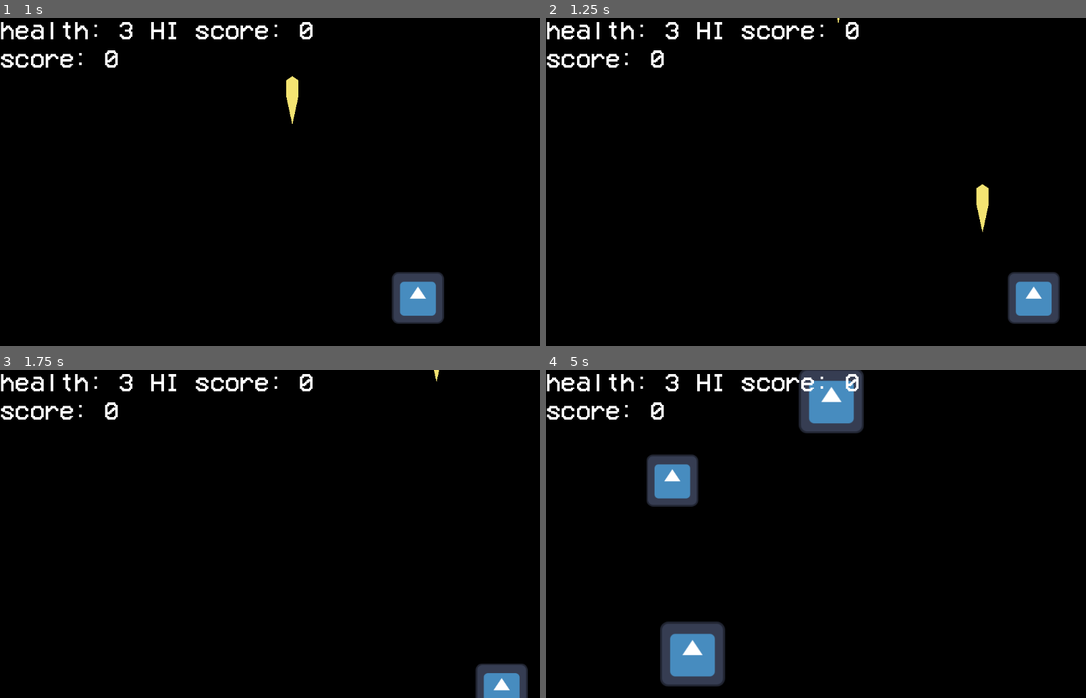
Above: before the commit, frames 1-4 (two rows, left to right).
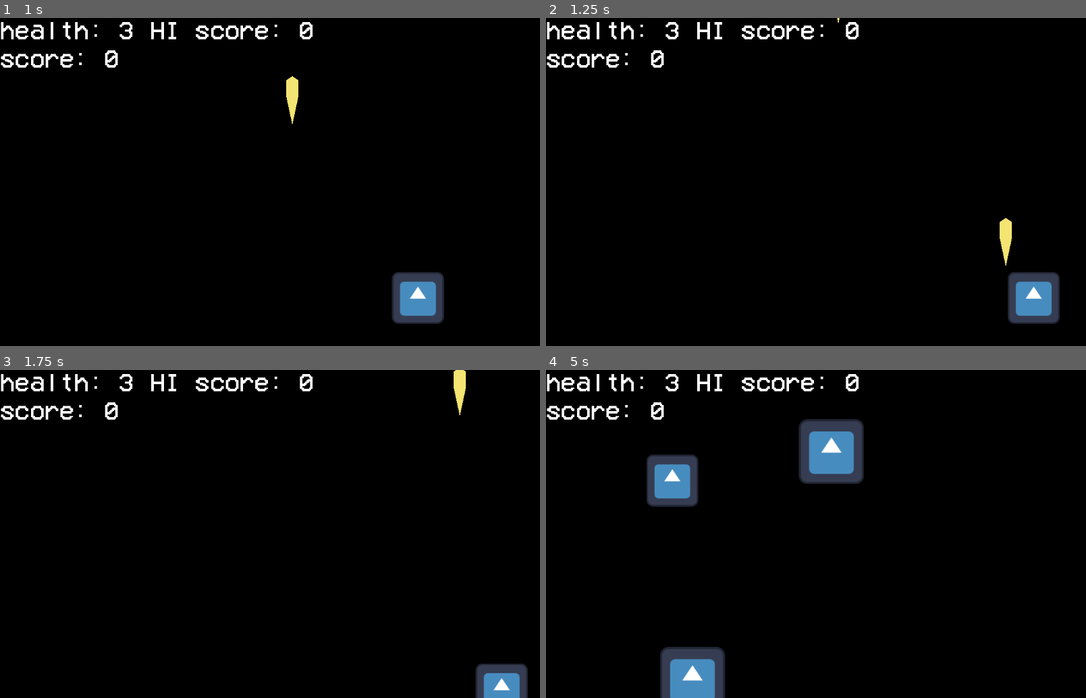
Above: after the commit, the same moments.

Repository: justinsly/shape-space
Game: Godot game, scene res://scenes/screens/titlescreen.tscn
Same seed, same stepped clock (60 frames per second), same inputs: the game is played once before the commit and once after it. The engine's default icon, where the game draws it, is replaced by a stand-in: a white triangle on a blue panel in a dark square.
Inputs:
- Up to frame 1 (1 s): tap Enter at 0.5 s; hold Right (move_right) from 0.53 s (still down); hold Space (shoot) from 0.53 s (still down)
- Up to frame 2 (1.25 s): keep holding Right (move_right); keep holding Space (shoot)
- Up to frame 3 (1.75 s): release Right (move_right) at 1.28 s; release Space (shoot) at 1.28 s; hold Down (move_down) from 1.28 s (still down); tap Space (shoot) at 1.35 s
- Up to frame 4 (5 s): release Down (move_down) at 2.03 s; hold Right (move_right) 2.03-2.78 s; hold Space (shoot) 2.03-2.78 s; hold Up (move_up) 2.78-3.53 s; tap Space (shoot) at 2.85, 4.35 s; hold Space (shoot) 3.53-4.28 s; hold Left (move_left) from 3.53 s (still down)

Frame 1 is identical in both runs. In frame 2, 0.5% of the frame differs, in the area x 79-87%, y 50-76%; in frame 3, 0.3%; in frame 4, 5.8%, in the area x 21-59%, y 0-100%.

Commit message:
make enemy health actually work properly, adds back example mini tank enemy

Diff:
--- a/scenes/entities/enemies/enemy.gd
+++ b/scenes/entities/enemies/enemy.gd
@@ -10,6 +10,7 @@
 
 @export var max_health: int = 1 ## the starting health for the enemy
 @export var speed: int = 250 ## do i need to write a description for this
+@export var score: int = 1 ## seriously
 @export var bounce_on_hit: bool ## determines if the enemy should move backward a little bit upon hitting the player
 @export var drop_heal_item_on_death: bool ## determines if the enemy should drop the healing item upon being destroyed
 @export var bounce_on_damage: bool ## determines if the enemy should move backward upon taking damage
@@ -19,7 +20,10 @@
 @export_group("Preloaded Scenes")
 @export var sceneboom: PackedScene ## explosion effect scene
 @export var sceneheal: PackedScene ## the healing item scene to be dropped
-var health := max_health
+var health := 1
+
+func _ready():
+	health = max_health
 
 ## normally should be run by whatever is handling the spawning of the enemies, repositions the enemy to the given [param startposx] and [param startposy] coordinates
 func initialize(startposx: float, startposy: float):
@@ -29,9 +33,11 @@
 ## emits [signal Enemy.damage_taken] and passes the [code]dmg[/code]
 ## argument to the said signal when called.[br]
 ## intended to be used by other scenes interacting with this enemy
-func take_damage(dmg: int = 1):
+func take_damage(dmg: int = 1, override_damage_bounce = bounce_on_damage):
 	var oldhealth = health
 	health -= dmg
+	if override_damage_bounce:
+		take_knockback()
 	damage_taken.emit(dmg, oldhealth)
 
 
@@ -50,7 +56,7 @@
 		await get_tree().create_timer(0.01 * delta).timeout
 
 ## spawns [member Enemy.sceneboom] at the enemy position, drops the heal item if [param dropstuff] and [member Enemy.drop_heal_item_on_death] is true, adds [param score] to the player's score, and then deletes itself
-func explode(dropstuff: bool = true, score: int = 1):
+func explode(dropstuff: bool = true, overridescore: int = score):
 	var boom = sceneboom.instantiate()
 	boom.position = position
 	add_sibling(boom)
@@ -61,5 +67,5 @@
 			var healitem = sceneheal.instantiate()
 			healitem.position = position
 			call_deferred("add_sibling", healitem)
-	playervars.score += score
+	playervars.score += overridescore
 	queue_free()
--- a/scenes/entities/enemies/base_enemy.gd
+++ b/scenes/entities/enemies/enemyGeneric/base_enemy.gd
@@ -15,3 +15,7 @@
 	if area.is_in_group("player"):
 		take_knockback()
 		set_process(false)
+
+
+func _on_visible_on_screen_notifier_2d_screen_exited():
+	queue_free()
--- a/scenes/entities/enemies/base_enemy.tscn
+++ b/scenes/entities/enemies/enemyGeneric/base_enemy.tscn
@@ -1,6 +1,6 @@
 [gd_scene format=3 uid="uid://bghrp62um8uew"]
 
-[ext_resource type="Script" uid="uid://5khgya2t21u8" path="res://scenes/entities/enemies/base_enemy.gd" id="1_3yt4f"]
+[ext_resource type="Script" uid="uid://5khgya2t21u8" path="res://scenes/entities/enemies/enemyGeneric/base_enemy.gd" id="1_3yt4f"]
 [ext_resource type="PackedScene" uid="uid://bg3heqwjv2ran" path="res://scenes/effects/boom/boom.tscn" id="2_l1vo8"]
 [ext_resource type="PackedScene" uid="uid://5gspo75v0t7a" path="res://scenes/items/heal/itemheal.tscn" id="3_0imhs"]
 [ext_resource type="Texture2D" uid="uid://dvq8cogv61wwb" path="res://icon.svg" id="4_0ln7m"]
@@ -36,4 +36,5 @@
 
 [connection signal="area_entered" from="." to="." method="_on_area_entered"]
 [connection signal="damage_taken" from="." to="." method="_on_damage_taken"]
+[connection signal="screen_exited" from="VisibleOnScreenNotifier2D" to="." method="_on_visible_on_screen_notifier_2d_screen_exited"]
 [connection signal="timeout" from="KnockTimer" to="." method="_on_knock_timer_timeout"]
--- /dev/null
+++ b/scenes/entities/enemies/enemyMinitank/enemy_minitank.tscn
@@ -0,0 +1,13 @@
+[gd_scene format=3 uid="uid://bc30wi8bxf4bw"]
+
+[ext_resource type="PackedScene" uid="uid://bghrp62um8uew" path="res://scenes/entities/enemies/enemyGeneric/base_enemy.tscn" id="1_fgcn6"]
+
+[node name="EnemyMinitank" unique_id=1519813947 instance=ExtResource("1_fgcn6")]
+max_health = 3
+speed = 175
+score = 2
+bounce_on_damage = true
+boom_speed_mult = 0.8
+
+[node name="Sprite2D" parent="." index="1" unique_id=486908284]
+self_modulate = Color(1, 0.7921569, 0.8901961, 1)
--- a/scenes/entities/enemies/oldenemy.tscn
+++ /dev/null
@@ -1,35 +0,0 @@
-[gd_scene format=3 uid="uid://b2koh0mt0vlsw"]
-
-[ext_resource type="Script" uid="uid://bqgnae0j5ughc" path="res://scenes/entities/enemies/enemy.gd" id="1_4gyqm"]
-[ext_resource type="Texture2D" uid="uid://dvq8cogv61wwb" path="res://icon.svg" id="1_7k104"]
-[ext_resource type="PackedScene" uid="uid://bg3heqwjv2ran" path="res://scenes/effects/boom/boom.tscn" id="2_qi2p4"]
-[ext_resource type="PackedScene" uid="uid://5gspo75v0t7a" path="res://scenes/items/heal/itemheal.tscn" id="3_iifgy"]
-
-[sub_resource type="RectangleShape2D" id="RectangleShape2D_4gyqm"]
-size = Vector2(124.444, 124.444)
-
-[node name="BaseEnemy" type="Area2D" unique_id=1675273459 groups=["enemy"]]
-scale = Vector2(0.9, 0.9)
-collision_layer = 4
-collision_mask = 2
-script = ExtResource("1_4gyqm")
-sceneboom = ExtResource("2_qi2p4")
-sceneheal = ExtResource("3_iifgy")
-
-[node name="CollisionShape2D" type="CollisionShape2D" parent="." unique_id=1471123290]
-position = Vector2(2.11928e-06, 2.11928e-06)
-shape = SubResource("RectangleShape2D_4gyqm")
-
-[node name="Sprite2D" type="Sprite2D" parent="." unique_id=288130812]
-texture = ExtResource("1_7k104")
-
-[node name="VisibleOnScreenNotifier2D" type="VisibleOnScreenNotifier2D" parent="." unique_id=1641499453]
-position = Vector2(1.14441e-05, 1.14441e-05)
-scale = Vector2(13.3333, 13.3333)
-
-[node name="KnockTimer" type="Timer" parent="." unique_id=1496727996]
-wait_time = 0.5
-one_shot = true
-
-[connection signal="area_entered" from="." to="." method="_on_area_entered"]
-[connection signal="screen_exited" from="VisibleOnScreenNotifier2D" to="." method="_on_visible_on_screen_notifier_2d_screen_exited"]
--- a/scenes/entities/player/player.tscn
+++ b/scenes/entities/player/player.tscn
@@ -30,7 +30,7 @@
 shape = SubResource("RectangleShape2D_onrkg")
 
 [node name="FireTimer" type="Timer" parent="." unique_id=1451091737]
-wait_time = 0.5
+wait_time = 0.59
 one_shot = true
 
 [node name="IframeTimer" type="Timer" parent="." unique_id=210387425]
--- a/scenes/screens/main.tscn
+++ b/scenes/screens/main.tscn
@@ -2,7 +2,8 @@
 
 [ext_resource type="Script" uid="uid://cy0itby661ct0" path="res://scenes/screens/main.gd" id="1_h2yge"]
 [ext_resource type="PackedScene" uid="uid://cynekxynk6jro" path="res://scenes/entities/player/player.tscn" id="1_ig7tw"]
-[ext_resource type="PackedScene" uid="uid://bghrp62um8uew" path="res://scenes/entities/enemies/base_enemy.tscn" id="2_2vgtk"]
+[ext_resource type="PackedScene" uid="uid://bghrp62um8uew" path="res://scenes/entities/enemies/enemyGeneric/base_enemy.tscn" id="2_2vgtk"]
+[ext_resource type="PackedScene" uid="uid://bc30wi8bxf4bw" path="res://scenes/entities/enemies/enemyMinitank/enemy_minitank.tscn" id="3_tkjme"]
 [ext_resource type="Theme" uid="uid://dpxoi6db5uese" path="res://resources/biguitext_theme.tres" id="4_lquwl"]
 [ext_resource type="Script" uid="uid://ka2g0ttpsknb" path="res://scoremanager.gd" id="5_lquwl"]
 [ext_resource type="Script" uid="uid://wrj2frje2cqb" path="res://pausehandler.gd" id="6_7mycd"]
@@ -15,7 +16,7 @@
 
 [node name="Main" type="Node" unique_id=399326169]
 script = ExtResource("1_h2yge")
-spawnable_enemies = Array[PackedScene]([ExtResource("2_2vgtk")])
+spawnable_enemies = Array[PackedScene]([ExtResource("2_2vgtk"), ExtResource("3_tkjme")])
 
 [node name="Player" parent="." unique_id=1550446609 instance=ExtResource("1_ig7tw")]
 position = Vector2(576, 553)
@@ -40,7 +41,7 @@
 shape = SubResource("RectangleShape2D_ig7tw")
 
 [node name="enemyspawner" type="Timer" parent="." unique_id=56657017]
-wait_time = 2.0
+wait_time = 1.7999999999999998
 autostart = true
 
 [node name="HUD" type="Control" parent="." unique_id=966378367]
Renamed: scenes/entities/enemies/base_enemy.gd.uid -> scenes/entities/enemies/enemyGeneric/base_enemy.gd.uid
